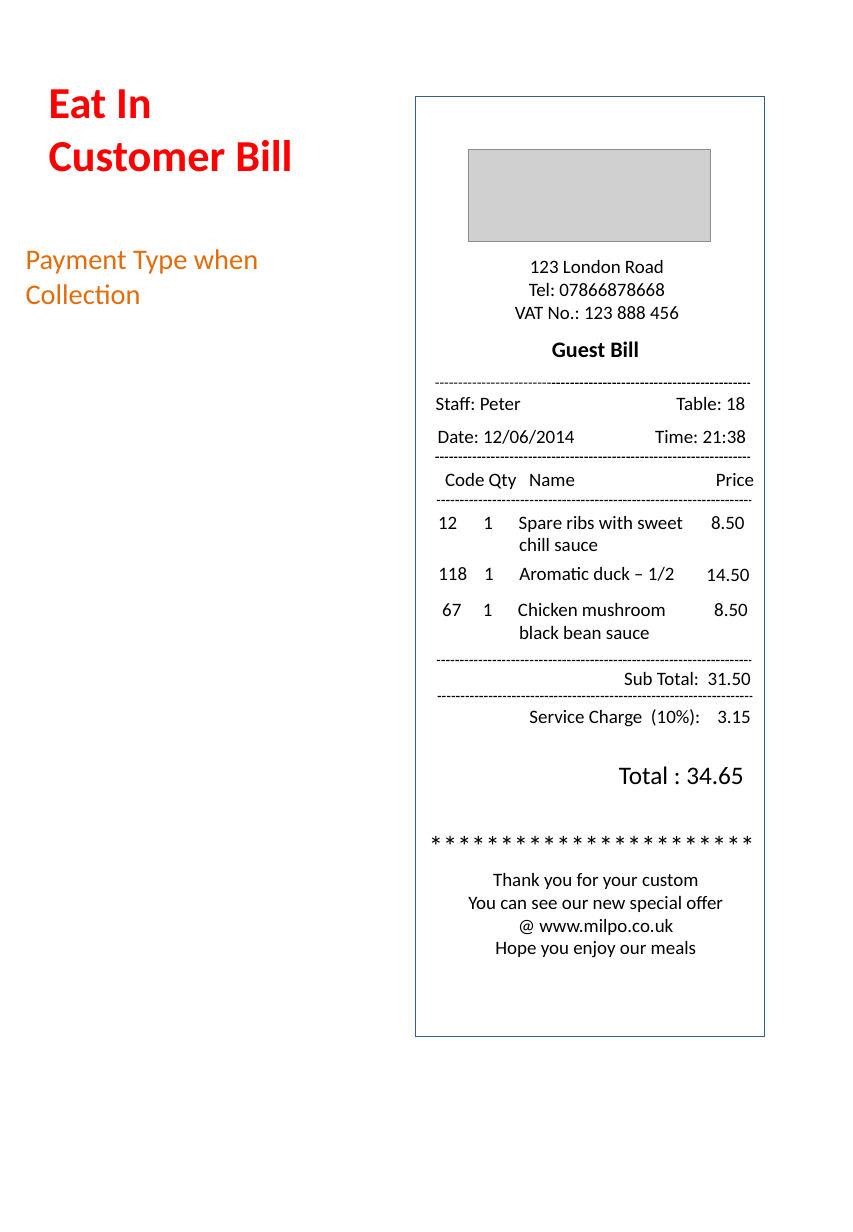
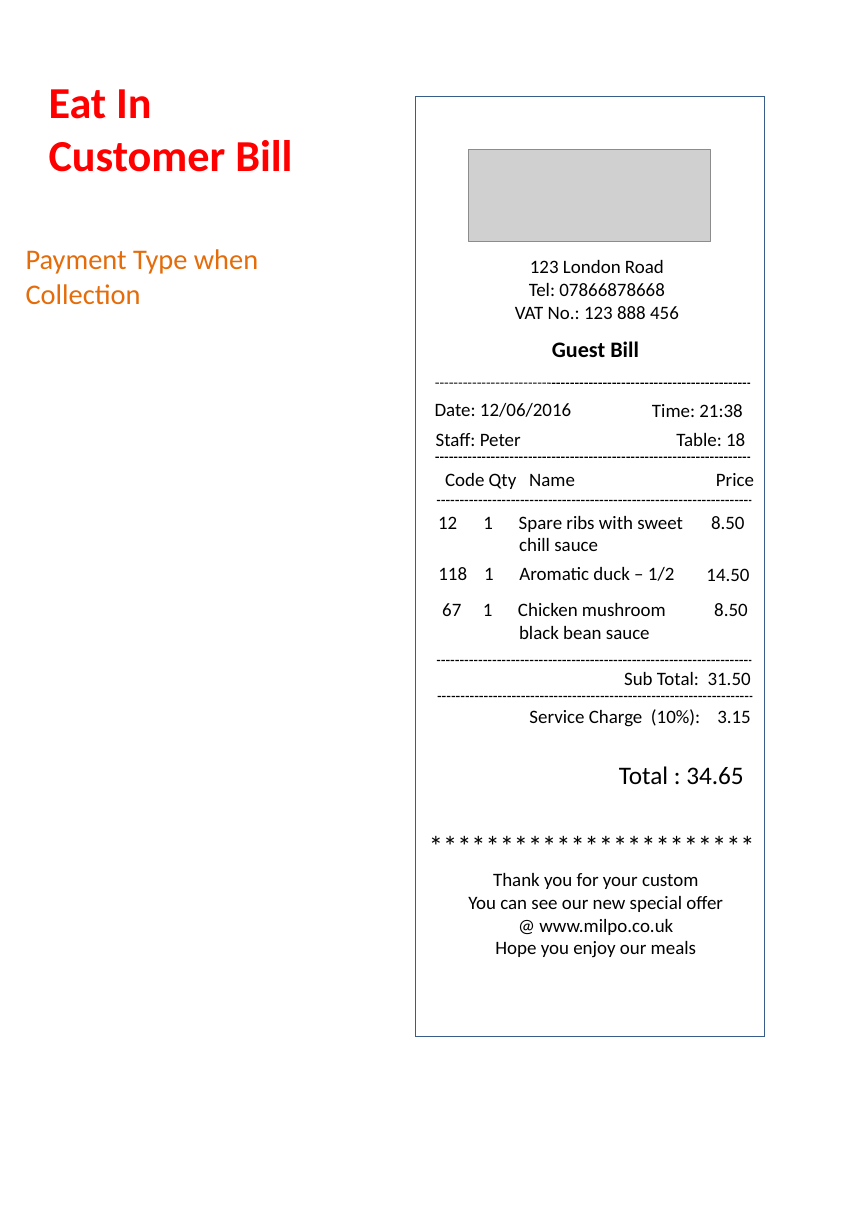
Before and after one commit to lokerchen/superpos-1.0, a slide deck: slide 9 of Doc/Order Bills Format - Counter & Kitchen/SuperPOS bill layout - COUNTER Printout 2015 July.ppt. Drawn at 853x1232 pixels with LibreOffice and Linux fonts; fonts in the diff are those of the drawing; grey boxes stand for pictures. Boxes give left, top, right and bottom in pixels: in the first picture for what was removed or moved away, otherwise in the second. Text is boxed around its words. In the diff, an @@ line names an element or a change of style, - is before the commit and + after.

```diff
--- a/Doc/Order Bills Format - Counter & Kitchen/SuperPOS bill layout - COUNTER Printout 2015 July.ppt
+++ b/Doc/Order Bills Format - Counter & Kitchen/SuperPOS bill layout - COUNTER Printout 2015 July.ppt
@@ text at (x1=435, y1=403, x2=571, y2=417): text changed @@
-Date: 12/06/2014
+Date: 12/06/2016
@@ text "Time: 21:38" moved from (x1=655, y1=430, x2=746, y2=443) to (x1=652, y1=404, x2=742, y2=417) @@
@@ text "Staff: Peter" moved from (x1=436, y1=397, x2=521, y2=410) to (x1=436, y1=433, x2=521, y2=446) @@
@@ text "Table: 18" moved from (x1=676, y1=397, x2=745, y2=410) to (x1=676, y1=433, x2=745, y2=446) @@
```
Also in this commit, not shown: 7 other slides changed, 1 other file.
